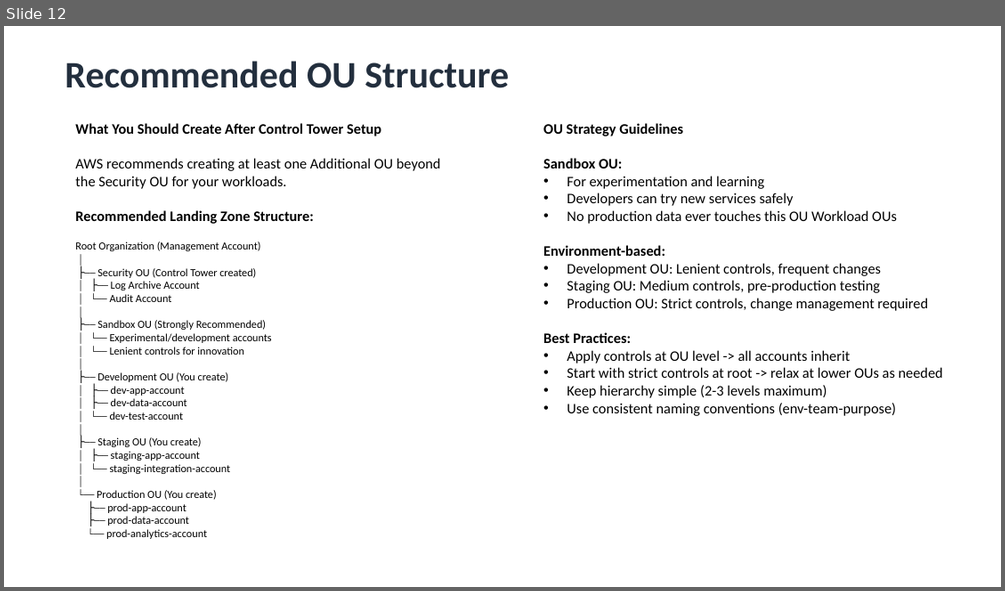
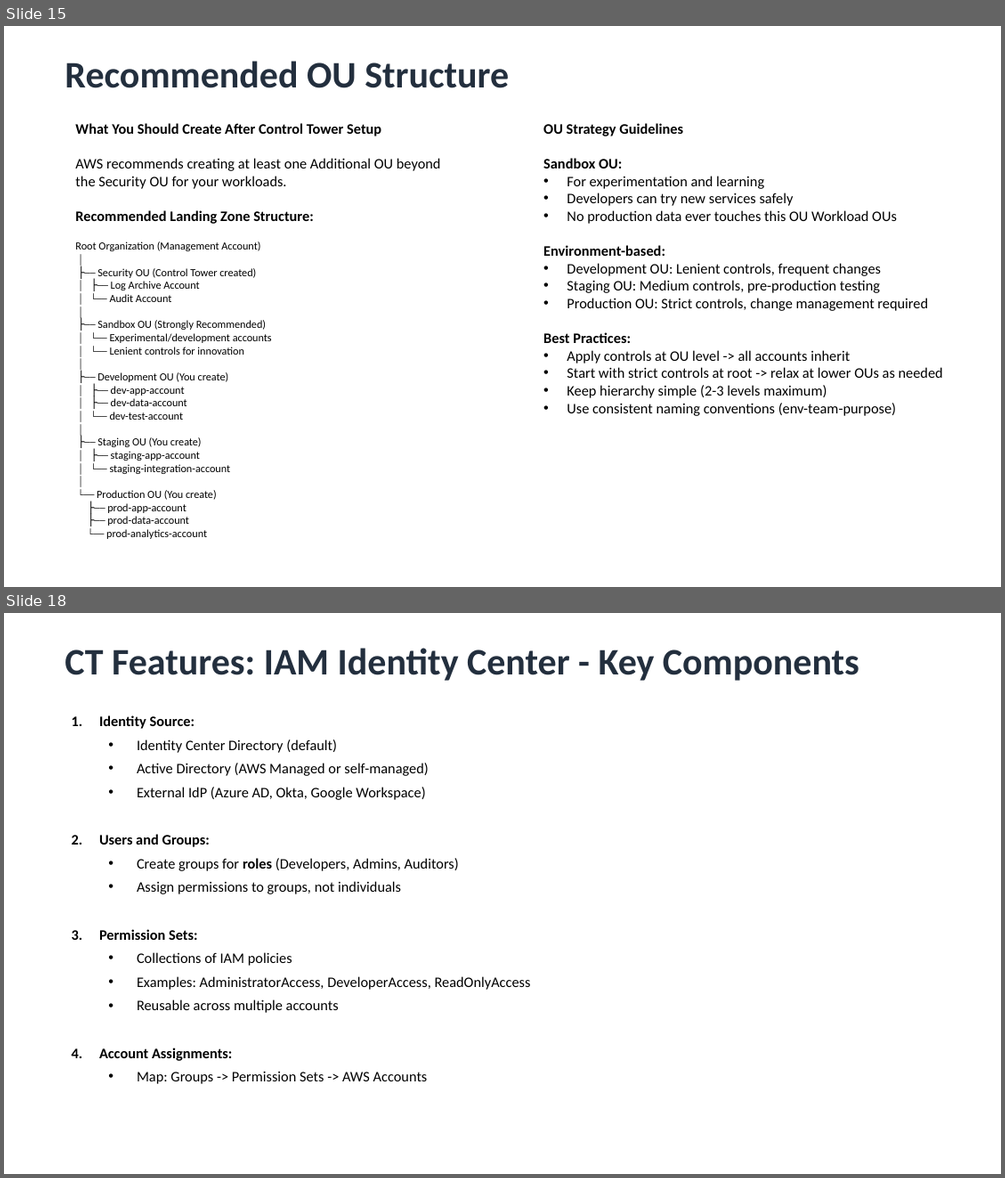
Before and after one commit to Adish786/PPMCAD13, a slide deck: AWS/Multi_Account_Governance&AWS_Control_Tower.pptx. Shown one above the other, each under a label of ours: slide 12 before the commit, slides 15 and 18 after it; the slides between them are not shown. The pictures are 1005x591 and 1005x1178 pixels, drawn with LibreOffice and Linux fonts; fonts in the diff are those of the drawing. Boxes give left, top, right and bottom in pixels: in the first picture for what was removed or moved away, otherwise in the second. Text is boxed around its words. In the diff, an @@ line names an element or a change of style, - is before the commit and + after.

```diff
--- a/AWS/Multi_Account_Governance&AWS_Control_Tower.pptx
+++ b/AWS/Multi_Account_Governance&AWS_Control_Tower.pptx
@@ slide 18 added at (4,613,1001,1174), background #FFFFFF @@
@@ text added at (65,648,859,681), 36 pt, text #232F3E, bold @@
+CT Features: IAM Identity Center - Key Components
@@ text added at (99,715,531,1084), 14 pt, text #000000 @@
+1. Identity Source:
+  • Identity Center Directory (default)
+  • Active Directory (AWS Managed or self-managed)
+  • External IdP (Azure AD, Okta, Google Workspace)
+2. Users and Groups:
+  • Create groups for roles (Developers, Admins, Auditors)
+  • Assign permissions to groups, not individuals
+3. Permission Sets:
+  • Collections of IAM policies
+  • Examples: AdministratorAccess, DeveloperAccess, ReadOnlyAccess
+  • Reusable across multiple accounts
+4. Account Assignments:
+  • Map: Groups -> Permission Sets -> AWS Accounts
@@ what was slide 12 is now slide 15 @@
```
Also in this commit, not shown: 10 slides changed, 12 other slides added, 1 other file.
